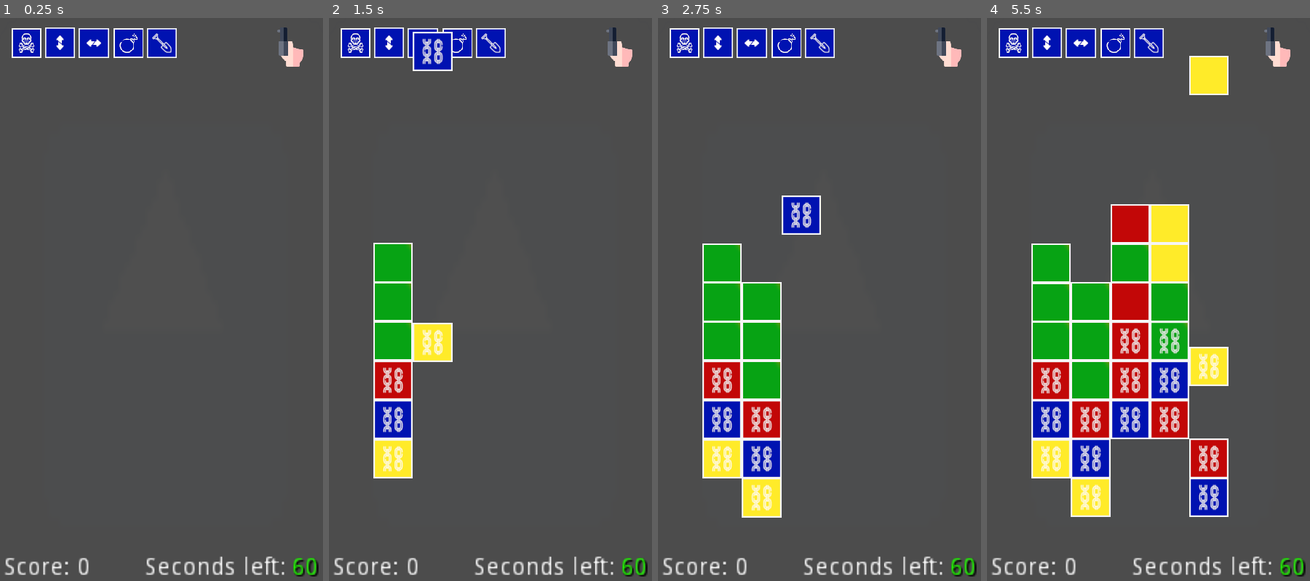
Above: before the commit, frames 1-4 (left to right).
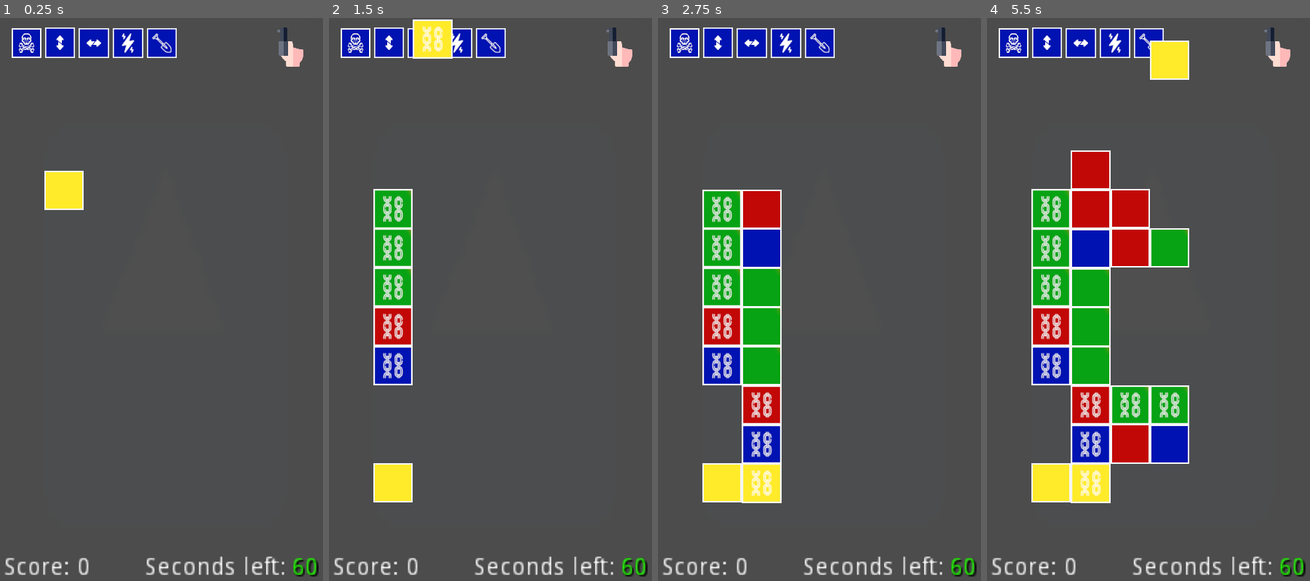
Above: after the commit, the same moments.

Repository: Floy-rep/FuckTheUSA
Game: Godot game, scene res://Scenes/Test_level.tscn
Two runs of this game, one before a commit and one after it. Both use one fixed random seed, a clock stepped at 60 frames per second and the inputs below. The engine's default icon, where the game draws it, is replaced by a stand-in: a white triangle on a blue panel in a dark square.
Inputs:
- Up to frame 1 (0.25 s): no input
- Up to frame 2 (1.5 s): no input
- Up to frame 3 (2.75 s): no input
- Up to frame 4 (5.5 s): no input

The runs differ from the first frame. In frame 1, 1.0% of the frame differs, in the area x 13-45%, y 1-35%; in frame 2, 7.7%; in frame 3, 11%; in frame 4, 26%, in the area x 13-75%, y 1-89%.

Commit message:
Time fix & thunder instead bomb & optimization & stable block

Diff:
--- a/Global.gd
+++ b/Global.gd
@@ -11,3 +11,5 @@
 
 var can_play = false
 var playing_by_timer = false
+
+#var something = Vector2()
--- a/Scenes/Block.gd
+++ b/Scenes/Block.gd
@@ -4,19 +4,33 @@
 
 var color = ""
 var bonus = ""
+var stable = false
+
+var stopped = false
 
 var nulled = false
 var selected = false
 var posit = Vector2()
+var posit_in_array = Vector2()
+
 var velocity = Vector2()
 var speed_falling = 3000
 const Floor = Vector2(0, -1)
 
+
+#func _ready():
+#	$".".set_collision_mask(1)
+
+
 ### FALLING BLOCKS ###
 
 func _process(delta):
-	move_and_slide(velocity, Floor)
+	if stopped == false:
+		move_and_slide(velocity, Floor)
 	if is_on_floor():
+		if stable:
+			stopped = true
+		speed_falling = 400
 		velocity.y = 0
 	else:
 		velocity.y = speed_falling
@@ -25,6 +39,9 @@
 
 func _on_Sprite_pressed():
 	print(posit)
+	print(posit_in_array)
+	print()
+
 	if nulled == false:
 		if Global.can_play and Global.playing_by_timer == false and Global.bonus_spawned == false:
 			if len(Global.last_activated_pos) > 0:
@@ -67,18 +84,18 @@
 					print("too far")
 			else:
 				print("first")
+
 				if Global.bonus_activated != "":
+
+					### SHOVEL ###
+
 					if Global.bonus_activated == "shovel":
-						var y = get_node("../").spawn_matrix[posit.x].count(1)
-						get_node("../").Score = 0
-						get_node("../")._deleting_blocks(get_node("../").matrix_ready[posit.x][ posit.y - y], posit.x, posit.y - y)
-						get_node("../")._update_blocks()
-						Global.can_play = false
-						get_node("../")._spawn_matrix(get_node("../").matrix_ready)
-						Global.bonus_spawned = true
-						get_node("../bonuses/" + Global.bonus_activated).normal = load("res://Textures/Blocks/blue_"+ Global.bonus_activated + ".png")
-						Global.bonus_activated = ""
+						get_node("../").shovel($".")
+
 					else:
+
+						### BONUSES ###
+
 						if bonus != "chained":
 							bonus = Global.bonus_activated
 							$Sprite.normal = load("res://Textures/Blocks/"+color+"_"+Global.bonus_activated+".png")
--- a/Scenes/Block.tscn
+++ b/Scenes/Block.tscn
@@ -7,6 +7,8 @@
 
 [node name="Block" type="KinematicBody2D"]
 position = Vector2( 316.609, 171.793 )
+collision_layer = 0
+collision_mask = 2147483648
 script = ExtResource( 2 )
 
 [node name="Sprite" type="TouchScreenButton" parent="."]
--- a/Scenes/Test_level.gd
+++ b/Scenes/Test_level.gd
@@ -1,17 +1,26 @@
 extends Node2D
 
-#### VARIABLES ###
+#### MAPS ####
+
 #var spawn_matrix = [[1,0,0,0,0,0,0],[0,0,0,0,0,0],[1,1,0,0,0,0,0,0],[1,1,0,0,0,0,0,0], [0,0,0,0,0,0], [1,0,0,0,0,0,0]]
-var spawn_matrix = [[1,2,2,2,0,0,0],[2,2,2,0,0,0],[1,1,2,2,2,0,0,0],[1,1,2,2,2,0,0,0], [2,2,2,0,0,0], [1,2,2,2,0,0,0]]
+#var spawn_matrix = [[1,2,2,2,0,0,0],[2,2,2,0,0,0],[1,1,2,2,2,0,0,0],[1,1,2,2,2,0,0,0], [2,2,2,0,0,0], [1,2,2,2,0,0,0]]
+#var spawn_matrix = [[1,2,2,-1,0,0,0],[2,2,2,-1,0,0],[1,1,2,2,2,0,0,0],[1,1,2,2,2,0,0,0], [2,2,2,-1,0,0], [1,2,2,-1,0,0,0]]
+var spawn_matrix = [[0,-1,-1,2,2,2,2,2],[2,2,2,0,0,0,0,0,0],[1,0,2,-1,-1,-1,0,0],[1,0,2,-1,-1,-1,0,0], [2,2,2,0,0,0,0,0,0], [0,-1,-1,2,2,2,2,2]]
+#var spawn_matrix = [[1,1,1,2,2,2],[1,0,0,2,-1,2,0,0],[0,0,0,-1,-1,-1,0,0,0],[0,0,0,-1,-1,-1,0,0,0], [1,0,0,2,-1,2,0,0], [1,1,1,0,0,0]]
 
 #var spawn_matrix = [[1,0,0],[0,0,0],[1,0,0]]
-#var spawn_matrix = [[1,0,0,0,0], [1,0,0,0,0], [0,0,0,0,0]]
+#var spawn_matrix = [[1,0,-1,0],[0,-1,0,0],[1,0,-1,0]]
+#var spawn_matrix = [[0,0,0,0,-1], [1,0,0,0,0], [0,0,0,0,-1]]
+
+#### VARIABLES ####
+
 var matrix_ready = []
 var matrix_for_bonus = []
 var launch = false
 
 var can_spawn_bonus = true
 var Score = 0
+var pos
 
 
 func _ready():
@@ -26,7 +35,6 @@
 ### CLEARING DE MATRIX FROM NULL OBJECTS ###
 
 func _clear_matrix(matrix):
-#    print(matrix)
 	for i in range(len(matrix)):
 		matrix_ready.append([])
 		for j in range(len(matrix[i])):
@@ -36,7 +44,8 @@
 ### GENERATING NEW BLOCKS ###
 
 func _spawn_matrix(matrix):
-#    print(Global.selected_color)
+	yield(get_tree(), "idle_frame")
+
 	for i in range(len(matrix)):
 		for j in range(len(matrix[i])):
 			if typeof(matrix[i][j]) == 2:
@@ -79,9 +88,20 @@
 					if matrix[i][j] == 2:
 						block.bonus = "chained"
 
-				elif matrix[i][j] == 1:
+				elif matrix[i][j] == 1 or matrix[i][j] == -1:
 					block.nulled = true
-					block.visible = false
+					if matrix[i][j] == -1:
+						block.stable = true
+						block.posit = Vector2(i,j)
+#						block.get_node("Sprite").normal = load("res://Textures/Blocks/stable.png")
+						block.collision_layer = 2
+						block.collision_mask = 6
+
+					elif matrix[i][j] == 1:
+						block.visible = false
+						block.collision_layer = 4
+						block.collision_mask = 7
+
 
 				elif matrix[i][j] == 3:
 					block.color = Global.selected_color
@@ -94,9 +114,10 @@
 					block.bonus = "ver"
 
 				elif matrix[i][j] == 5:
+					### non bomb ###
 					block.color = Global.selected_color
-					block.get_node("Sprite").normal = load("res://Textures/Blocks/" + Global.selected_color + "_bomb.png")
-					block.bonus = "bomb"
+					block.get_node("Sprite").normal = load("res://Textures/Blocks/" + Global.selected_color + "_thunder.png")
+					block.bonus = "thunder"
 
 				elif matrix[i][j] == 6:
 					block.color = Global.selected_color
@@ -104,8 +125,9 @@
 					block.bonus = "skull"
 
 				### SET DE POSITION OF BLOCK ###
-
-				if matrix[i][j] != 1:
+				if matrix[i][j] != 1 and matrix[i][j] != -1:
+					block.collision_layer = 1
+					block.collision_mask = 7
 					if launch == false:
 						block.posit = Vector2(i,j)
 					else:
@@ -114,71 +136,98 @@
 
 				### SPAWN BLOCK ###
 
-				block.position = Vector2(70 + i * 65, j * 20)
+				block.position = Vector2(70 + i * 65, j * 5)
 				$Wait.start()
 				yield($Wait, "timeout")
 				add_child(block)
 
-			else:
-				continue
+	for i in range(len(matrix_ready)):
+		for j in range(len(matrix_ready[i])):
+			matrix_ready[i][j].posit_in_array = Vector2(i,j)
+
+	for j in range (len(matrix_ready)):
+		if spawn_matrix[j].count(-1) > 0:
+			for h in range(len(matrix_ready[j])):
+				if matrix_ready[j][h].posit_in_array.y < spawn_matrix[j].find(-1) - spawn_matrix[j].count(1):
+					matrix_ready[j][h].set_collision_mask(5)
+				else:
+					matrix_ready[j][h].posit = Vector2(j,h + spawn_matrix[j].count(1) + spawn_matrix[j].count(-1))
 
 	if launch == false:
 		_clear_matrix(matrix)
 		launch = true
 		$Start.visible = true
+		for i in range(len(matrix_ready)):
+			for j in range(len(matrix_ready[i])):
+				matrix_ready[i][j].posit_in_array = Vector2(i,j)
 
 	if launch:
 		Global.can_play = true
 
+### FUNC DELETING BLOCKS ###
 
 func _deleting_blocks(i,j,h):
-	if i.bonus == "":
-		get_child(i.get_index()).queue_free()
-		matrix_ready[j][h] = 0
-		Score += 1
-	else:
-
-		if i.bonus == "hor":
-			i.bonus = ""
-			for g in range (len(matrix_ready)):
-				for f in range(len(matrix_ready[g])):
-					if typeof(matrix_ready[g][f]) != 2:
-						if matrix_ready[g][f].posit.y == i.posit.y:
+	yield(get_tree(), "idle_frame")
+
+	if typeof(i) == 17 and i != null:
+		if i.bonus == "":
+
+			get_child(i.get_index()).queue_free()
+			matrix_ready[j][h] = 0
+			Score += 1
+
+		else:
+			var position_of_i = i.posit
+			if i.bonus == "hor":
+				i.bonus = ""
+				for g in range (len(matrix_ready)):
+					for f in range(len(matrix_ready[g])):
+						if typeof(matrix_ready[g][f]) != 2:
+							if matrix_ready[g][f].posit.y == position_of_i.y:
+
+								$Timer_to_blow.start()
+								yield($Timer_to_blow, "timeout")
+								yield(_deleting_blocks(matrix_ready[g][f], g, f), "completed")
+
+
+			elif i.bonus == "ver":
+				i.bonus = ""
+				for g in range(len(matrix_ready[position_of_i.x])):
+					if typeof(matrix_ready[position_of_i.x][g]) != 2:
+
+						$Timer_to_blow.start()
+						yield($Timer_to_blow, "timeout")
+						yield(_deleting_blocks(matrix_ready[position_of_i.x][g], position_of_i.x, g), "completed")
+
+			elif i.bonus == "thunder":
+				i.bonus = ""
+				var color_of_i = i.color
+				for g in range(len(matrix_ready)):
+					for f in range(len(matrix_ready[g])):
+						if typeof(matrix_ready[g][f]) != 2:
+							if matrix_ready[g][f].color == color_of_i:
+
+									$Timer_to_blow.start()
+									yield($Timer_to_blow, "timeout")
+									yield(_deleting_blocks(matrix_ready[g][f],g,f), "completed")
+
+			elif i.bonus == "skull":
+				i.bonus = ""
+				for g in range(len(matrix_ready)):
+					for f in range(len(matrix_ready[g])):
+						if typeof(matrix_ready[g][f]) != 2:
 							_deleting_blocks(matrix_ready[g][f], g, f)
 
-		elif i.bonus == "ver":
-			i.bonus = ""
-			for g in range(len(matrix_ready[i.posit.x])):
-				if typeof(matrix_ready[i.posit.x][g]) != 2:
-					_deleting_blocks(matrix_ready[i.posit.x][g], i.posit.x, g)
-
-		elif i.bonus == "bomb":
-			i.bonus = ""
-			for g in range(-1, 2, 1):
-				for f in range(-1, 2, 1):
-					if g + i.posit.x >= 0 and g + i.posit.x < len(matrix_ready):
-						var minus_y = spawn_matrix[g + i.posit.x].count(1)
-						if f + i.posit.y - minus_y >= 0  and f + i.posit.y - minus_y < len (matrix_ready[g+i.posit.x]):
-							if typeof(matrix_ready[g + i.posit.x][f + i.posit.y - minus_y]) != 2:
-								_deleting_blocks(matrix_ready[g + i.posit.x][f + i.posit.y - minus_y], g + i.posit.x, f + i.posit.y - minus_y)
-
-		elif i.bonus == "skull":
-			i.bonus = ""
-			for g in range(len(matrix_ready)):
-				for f in range(len(matrix_ready[g])):
-					if typeof(matrix_ready[g][f]) != 2:
-						_deleting_blocks(matrix_ready[g][f], g, f)
-
-		elif i.bonus == "chained":
-			i.bonus = ""
-			i.get_node("Sprite").normal = load("res://Textures/Blocks/" + i.color + ".png")
-
-### FUNC DELETING BLOCKS ###
+			elif i.bonus == "chained":
+				i.bonus = ""
+				i.get_node("Sprite").normal = load("res://Textures/Blocks/" + i.color + ".png")
+
+### UPDATE BLOCKS ###
 
 func _update_blocks():
+	yield(get_tree(), "idle_frame")
 
 	### ADAPTING MATRIX ###
-
 	var buffer
 	for i in range(len(matrix_ready)):
 		for j in range(len(matrix_ready[i])):
@@ -189,7 +238,6 @@
 					matrix_ready[i][h+1] = buffer
 
 	### SET DE NEW POSITION OF OLD BLOCKS ###
-
 	for i in range(len(matrix_ready)):
 		for j in range(len(matrix_ready[i])):
 			if typeof(matrix_ready[i][j]) != 2:
@@ -215,27 +263,34 @@
 						matrix_ready[i][j].get_node("Sprite").normal = load("res://Textures/Blocks/"+matrix_ready[i][j].color + "_" + matrix_ready[i][j].bonus + ".png")
 					matrix_ready[i][j].selected = false
 
+		### DELETING CHOOSED BLOCKS ###
+
+		if len(Global.selected_blocks) >= 3 :
+			Global.can_play = false
+
 		### CHECKING FOR CHAINED BLOCKS ###
 
-		for i in range(len(Global.selected_blocks)):
-				if Global.selected_blocks[i].bonus != "chained":
-					matrix_for_bonus.append(Global.selected_blocks[i])
-
-		### DELETING CHOOSED BLOCKS ###
-
-		if len(Global.selected_blocks) >= 3 :
+			for i in range(len(Global.selected_blocks)):
+					if Global.selected_blocks[i].bonus != "chained":
+						matrix_for_bonus.append(Global.selected_blocks[i])
+			if len(matrix_for_bonus) > 0:
+				pos = matrix_for_bonus[-1].posit_in_array
+
 			Score = 0
 			for j in range (len(matrix_ready)):
 				for h in range(len(matrix_ready[j])):
 					for i in Global.selected_blocks:
 						if str(matrix_ready[j][h]) == str(i):
-							_deleting_blocks(i,j,h)
+
+							$Timer_to_blow.start()
+							yield($Timer_to_blow, "timeout")
+							yield( _deleting_blocks(i,j,h), "completed")
+
+#			print(matrix_for_bonus)
 
 		### SPAWN BONUSES ###
-
+			print("con")
 			if len(matrix_for_bonus) > 0:
-				var pos = matrix_for_bonus[-1].posit
-				pos.y -= spawn_matrix[pos.x].count(1)
 				var bonus = randi()%2+1
 
 				if len(Global.selected_blocks) >= 5 and len(Global.selected_blocks) < 8:
@@ -254,14 +309,14 @@
 
 				matrix_for_bonus = []
 
-			_update_blocks()
+			yield(_update_blocks(), "completed")
 
 		### CALL FUNCTION TO SPAWN NEW BLOCKS ###
 
 		if len(Global.selected_blocks) >= 3:
 			Global.selected_blocks = []
-			Global.can_play = false
-			_spawn_matrix(matrix_ready)
+			yield(_spawn_matrix(matrix_ready), "completed")
+
 		else:
 			Global.selected_blocks = []
 			if $Game_Timer.is_stopped() == false:
@@ -318,6 +373,21 @@
 		get_node("bonuses/" + Global.bonus_activated).normal = load("res://Textures/Blocks/blue_"+  Global.bonus_activated + ".png")
 		Global.bonus_activated = ""
 
+### BONUS - SHOVEL ###
+
+func shovel(i):
+	Score = 0
+	Global.can_play = false
+	Global.bonus_spawned = true
+
+	yield(_deleting_blocks(matrix_ready[i.posit_in_array.x][ i.posit_in_array.y], i.posit_in_array.x, i.posit_in_array.y), "completed")
+	yield(_update_blocks(), "completed")
+	get_node("bonuses/" + Global.bonus_activated).normal = load("res://Textures/Blocks/blue_"+ Global.bonus_activated + ".png")
+	Global.bonus_activated = ""
+	yield(_spawn_matrix(matrix_ready), "completed")
+
+### BUTTONS ###
+
 func _on_TouchScreenButton_released():
 	_set_color_for_bonuses("skull")
 
@@ -328,7 +398,7 @@
 	_set_color_for_bonuses("hor")
 
 func _on_bomb_released():
-	_set_color_for_bonuses("bomb")
+	_set_color_for_bonuses("thunder")
 
 func _on_shovel_released():
 	_set_color_for_bonuses("shovel")
--- a/Scenes/Test_level.tscn
+++ b/Scenes/Test_level.tscn
@@ -5,7 +5,7 @@
 [ext_resource path="res://Textures/marathon.png" type="Texture" id=3]
 [ext_resource path="res://Textures/Blocks/blue_skull.png" type="Texture" id=4]
 [ext_resource path="res://Textures/Blocks/blue_ver.png" type="Texture" id=5]
-[ext_resource path="res://Textures/Blocks/blue_bomb.png" type="Texture" id=6]
+[ext_resource path="res://Textures/Blocks/blue_thunder.png" type="Texture" id=6]
 [ext_resource path="res://Textures/Blocks/blue_hor.png" type="Texture" id=7]
 [ext_resource path="res://Textures/Blocks/blue_shovel.png" type="Texture" id=8]
 
@@ -16,10 +16,12 @@
 script = ExtResource( 1 )
 
 [node name="floor" type="StaticBody2D" parent="."]
+collision_layer = 31
+collision_mask = 31
 
 [node name="CollisionShape2D" type="CollisionShape2D" parent="floor"]
-position = Vector2( 251.243, 792 )
-scale = Vector2( 29.1264, 0.335065 )
+position = Vector2( 267.243, 768 )
+scale = Vector2( 27.2996, 0.327955 )
 shape = SubResource( 1 )
 
 [node name="Wait" type="Timer" parent="."]
@@ -70,6 +72,9 @@
 "_edit_use_anchors_": false
 }
 
+[node name="Timer_to_blow" type="Timer" parent="."]
+wait_time = 0.15
+
 [node name="Game_Timer" type="Timer" parent="."]
 
 [node name="Start" type="TouchScreenButton" parent="."]
@@ -91,7 +96,7 @@
 position = Vector2( 371.243, 8.46445 )
 normal = ExtResource( 7 )
 
-[node name="bomb" type="TouchScreenButton" parent="bonuses"]
+[node name="thunder" type="TouchScreenButton" parent="bonuses"]
 position = Vector2( 427.243, 8.46445 )
 normal = ExtResource( 6 )
 
@@ -104,5 +109,5 @@
 [connection signal="released" from="bonuses/skull" to="." method="_on_TouchScreenButton_released"]
 [connection signal="released" from="bonuses/ver" to="." method="_on_ver_released"]
 [connection signal="released" from="bonuses/hor" to="." method="_on_hor_released"]
-[connection signal="released" from="bonuses/bomb" to="." method="_on_bomb_released"]
+[connection signal="released" from="bonuses/thunder" to="." method="_on_bomb_released"]
 [connection signal="released" from="bonuses/shovel" to="." method="_on_shovel_released"]
Not shown, changed: .mono/metadata/ide_messaging_meta.txt
Binary file removed: Textures/Blocks/blue_bomb.png
Not shown, removed: Textures/Blocks/blue_bomb.png.import
Binary file added: Textures/Blocks/blue_thunder.png
Not shown, added: Textures/Blocks/blue_thunder.png.import
Binary file removed: Textures/Blocks/green_bomb.png
Not shown, removed: Textures/Blocks/green_bomb.png.import
Binary file added: Textures/Blocks/green_thunder.png
Not shown, added: Textures/Blocks/green_thunder.png.import
Binary file removed: Textures/Blocks/red_bomb.png
Not shown, removed: Textures/Blocks/red_bomb.png.import
Binary file added: Textures/Blocks/red_thunder.png
(and 8 more such lines)
